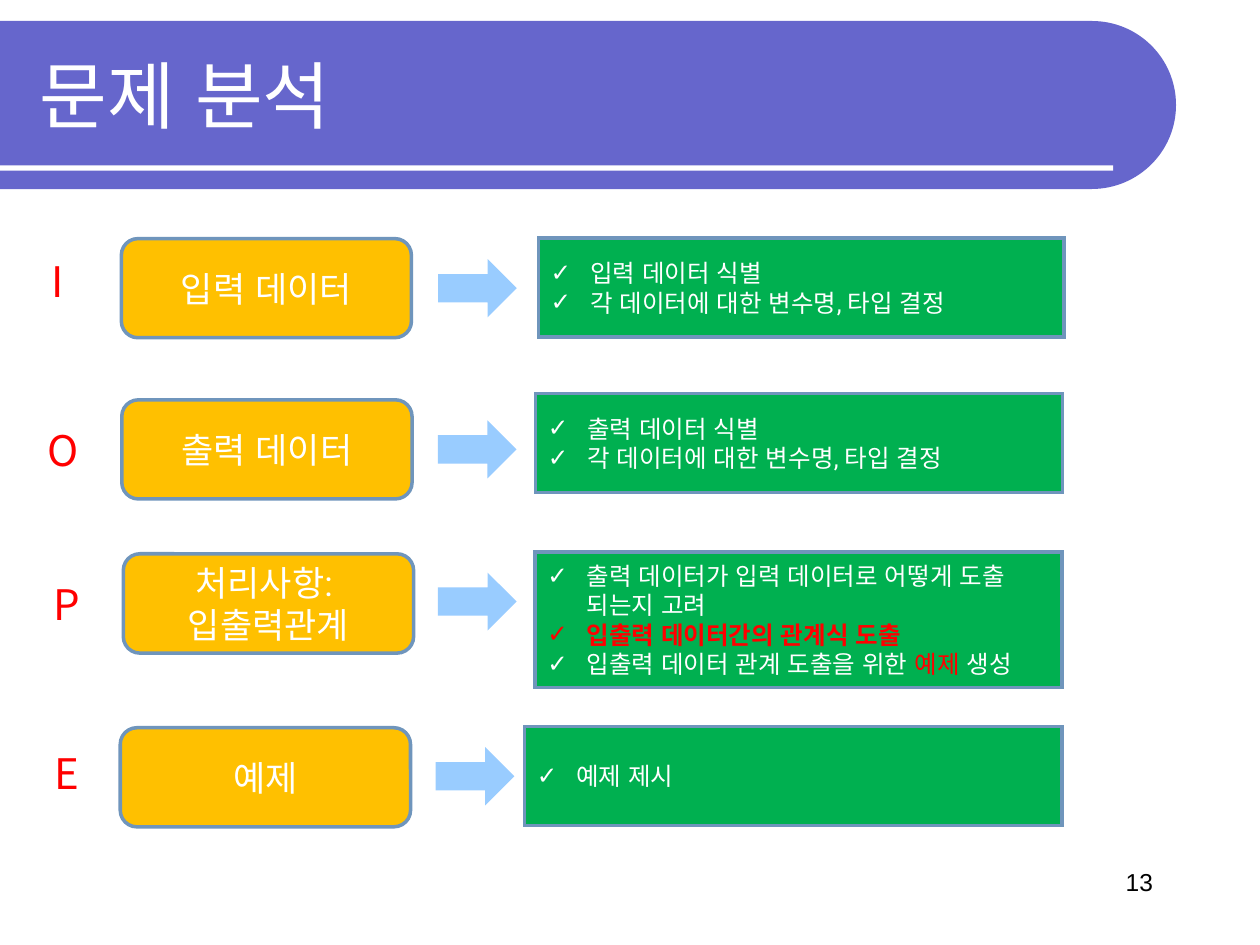
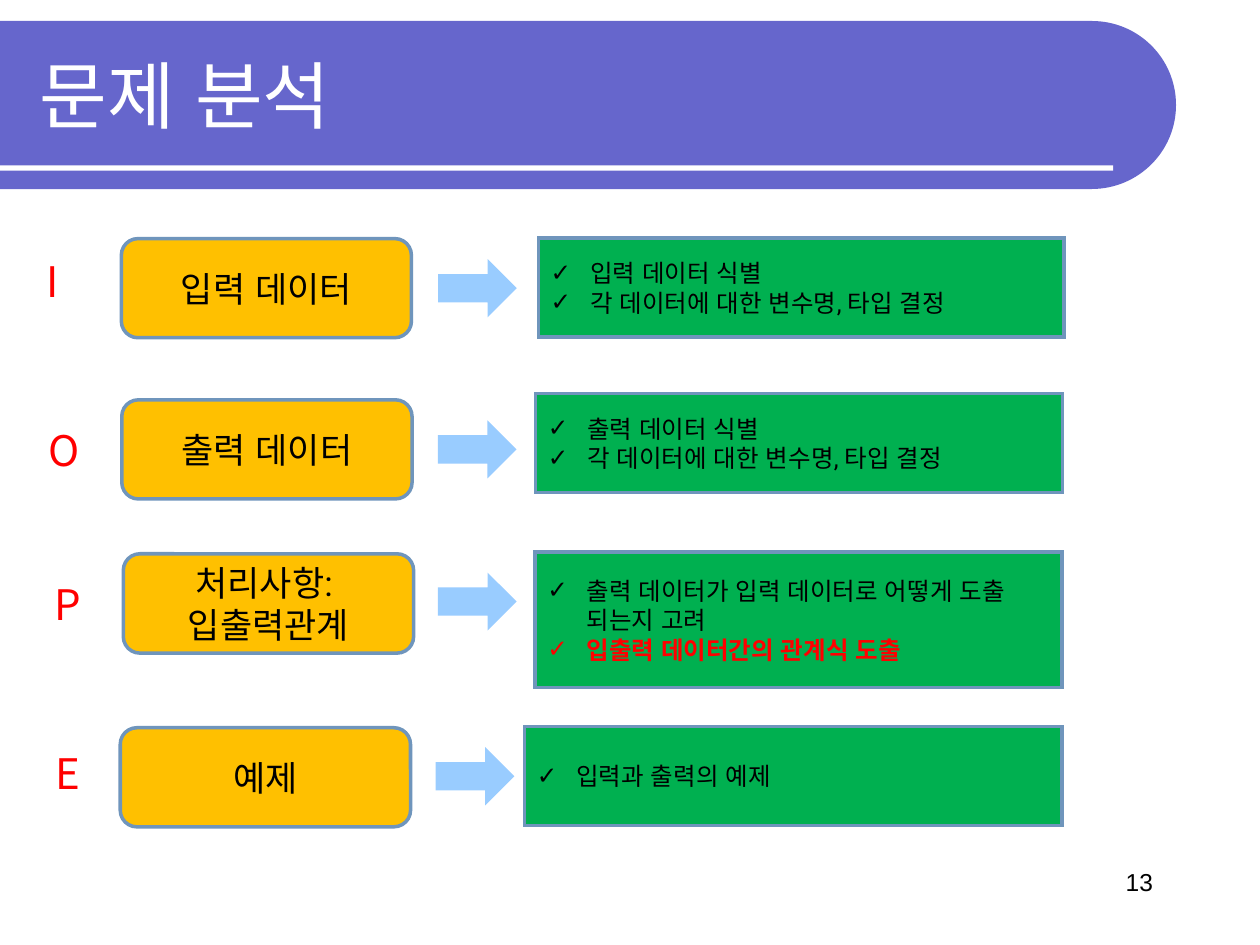
Before and after one commit to OOPSLA-SCH/OOPSLA-SCH.github.io, a slide deck: slide 13 of lecture/20s/ds20s/ds20s-intro_pgm.ppt. Drawn at 1260x945 pixels with LibreOffice and Linux fonts; fonts in the diff are those of the drawing. Boxes give left, top, right and bottom in pixels: in the first picture for what was removed or moved away, otherwise in the second. Text is boxed around its words. In the diff, an @@ line names an element or a change of style, - is before the commit and + after.

```diff
--- a/lecture/20s/ds20s/ds20s-intro_pgm.ppt
+++ b/lecture/20s/ds20s/ds20s-intro_pgm.ppt
@@ rectangle "입력 데이터 식별" at bbox=[538, 238, 1063, 338]: text colour #FFFFFF to #000000; bullet colour #FFFFFF to #000000 @@
@@ text "I": place and size @@
-text "I" at bbox=[51, 266, 63, 297]
+text "I" at bbox=[46, 266, 58, 297]
@@ rectangle "출력 데이터 식별" at bbox=[536, 393, 1062, 493]: text colour #FFFFFF to #000000; bullet colour #FFFFFF to #000000 @@
@@ text in rectangle at bbox=[587, 579, 1005, 631]: text colour #FFFFFF to #000000 in "출력 데이터가 입력 데이터로 어떻게 도출 되는지 ..."; bullet colour #FFFFFF to #000000 @@
@@ text in rectangle at bbox=[587, 652, 1012, 675]: paragraph removed @@
-✓ 입출력 데이터 관계 도출을 위한 예제 생성
@@ text colour #FFFFFF to #000000 in 4 elements at bbox=[121, 238, 411, 338], bbox=[122, 399, 412, 499], bbox=[123, 554, 413, 654], bbox=[120, 728, 410, 828] @@
@@ text in rectangle at bbox=[576, 764, 770, 787]: text changed; text colour #FFFFFF to #000000 @@
-✓ 예제 제시
+✓ 입력과 출력의 예제
```
Also in this commit, not shown: 9 other slides changed, 2 slides added, 1 slide removed, 6 other files.
